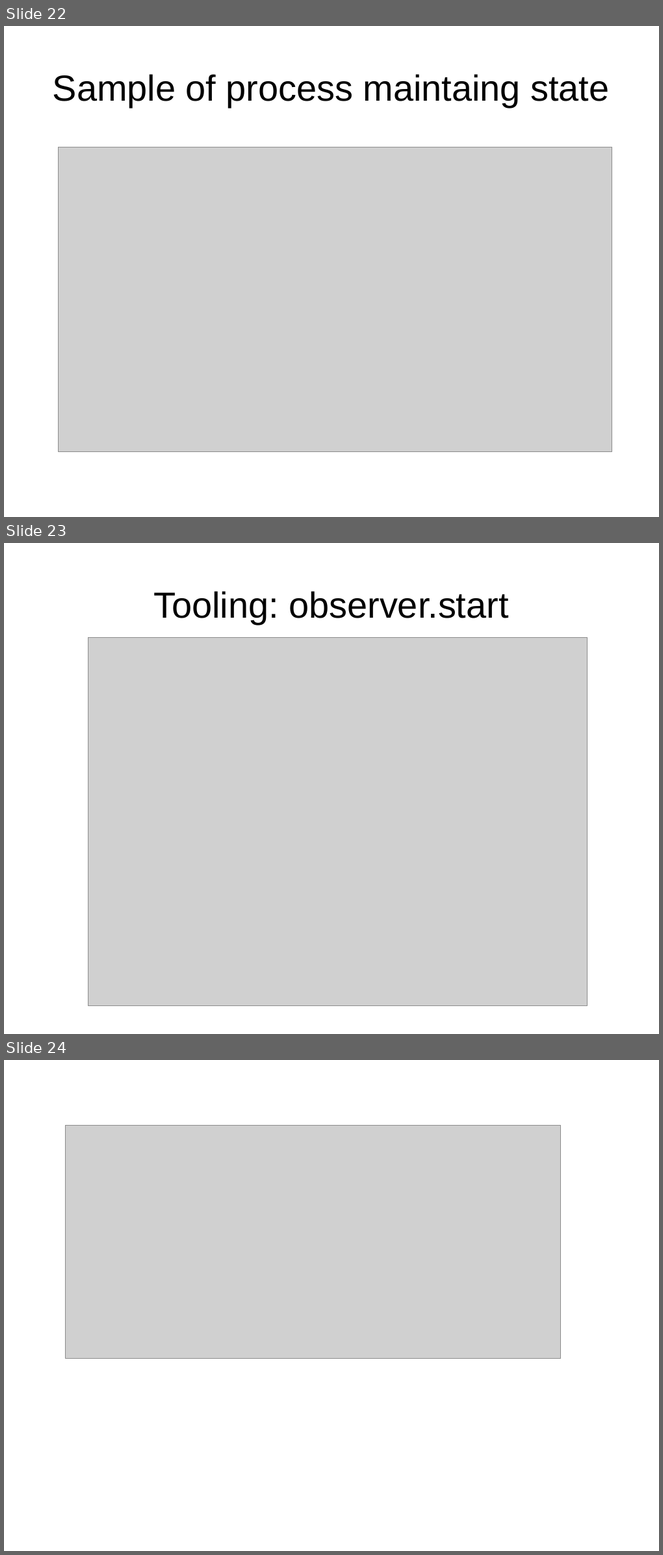
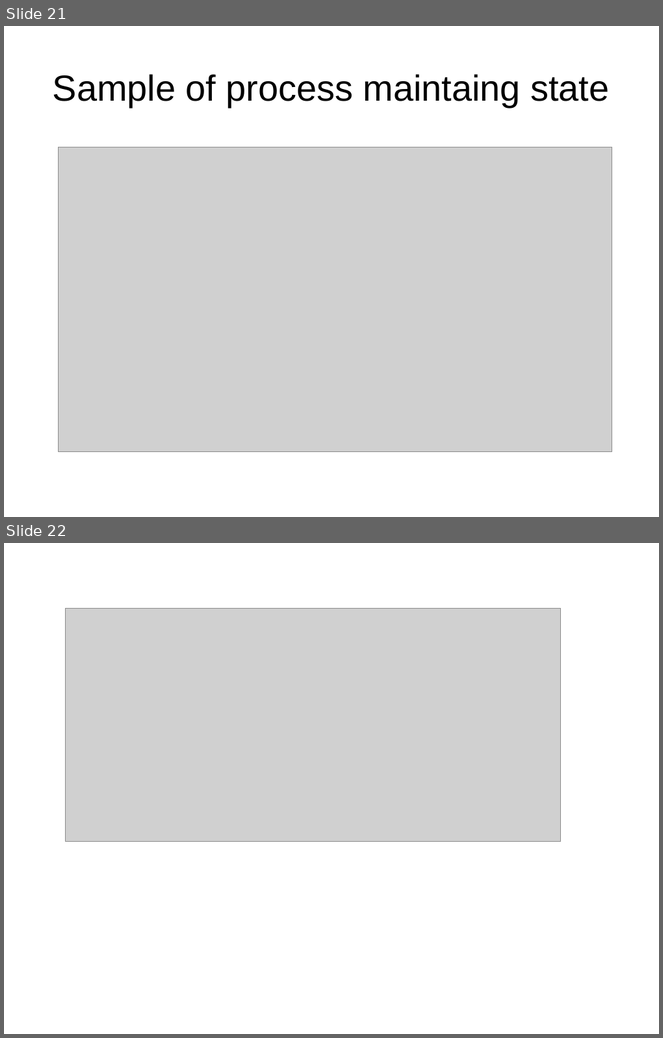
Before and after one commit to ramortegui/talks, a slide deck: concurrent-programming.odp. Shown one above the other, each under a label of ours: slides 22, 23 and 24 before the commit, slides 21 and 22 after it. The pictures are 663x1555 and 663x1038 pixels, drawn with LibreOffice and Linux fonts; fonts in the diff are those of the drawing; grey boxes stand for pictures. Boxes give left, top, right and bottom in pixels: in the first picture for what was removed or moved away, otherwise in the second. Text is boxed around its words. In the diff, an @@ line names an element or a change of style, - is before the commit and + after.

```diff
--- a/concurrent-programming.odp
+++ b/concurrent-programming.odp
@@ slide 23 removed at (4, 543, 659, 1034), background #FFFFFF @@
@@ title removed at (154, 591, 508, 624) @@
-Tooling: observer.start
@@ picture removed at (88, 637, 588, 1006) @@
@@ what was slide 22 is now slide 21 @@
@@ what was slide 24 is now slide 22 @@
```
Also in this commit, not shown: 8 slides changed, 1 slide added, 2 other slides removed, 6 other files.
